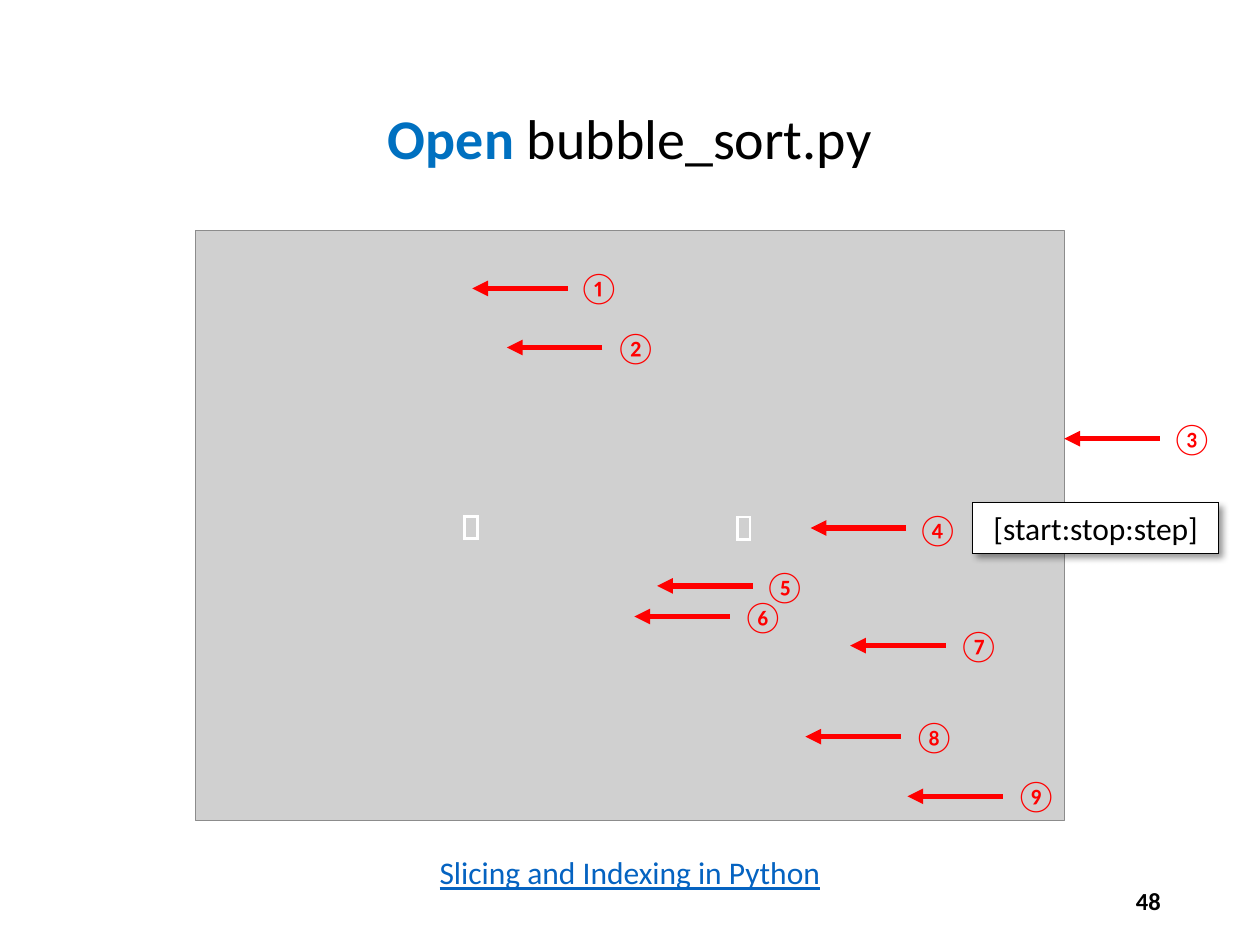
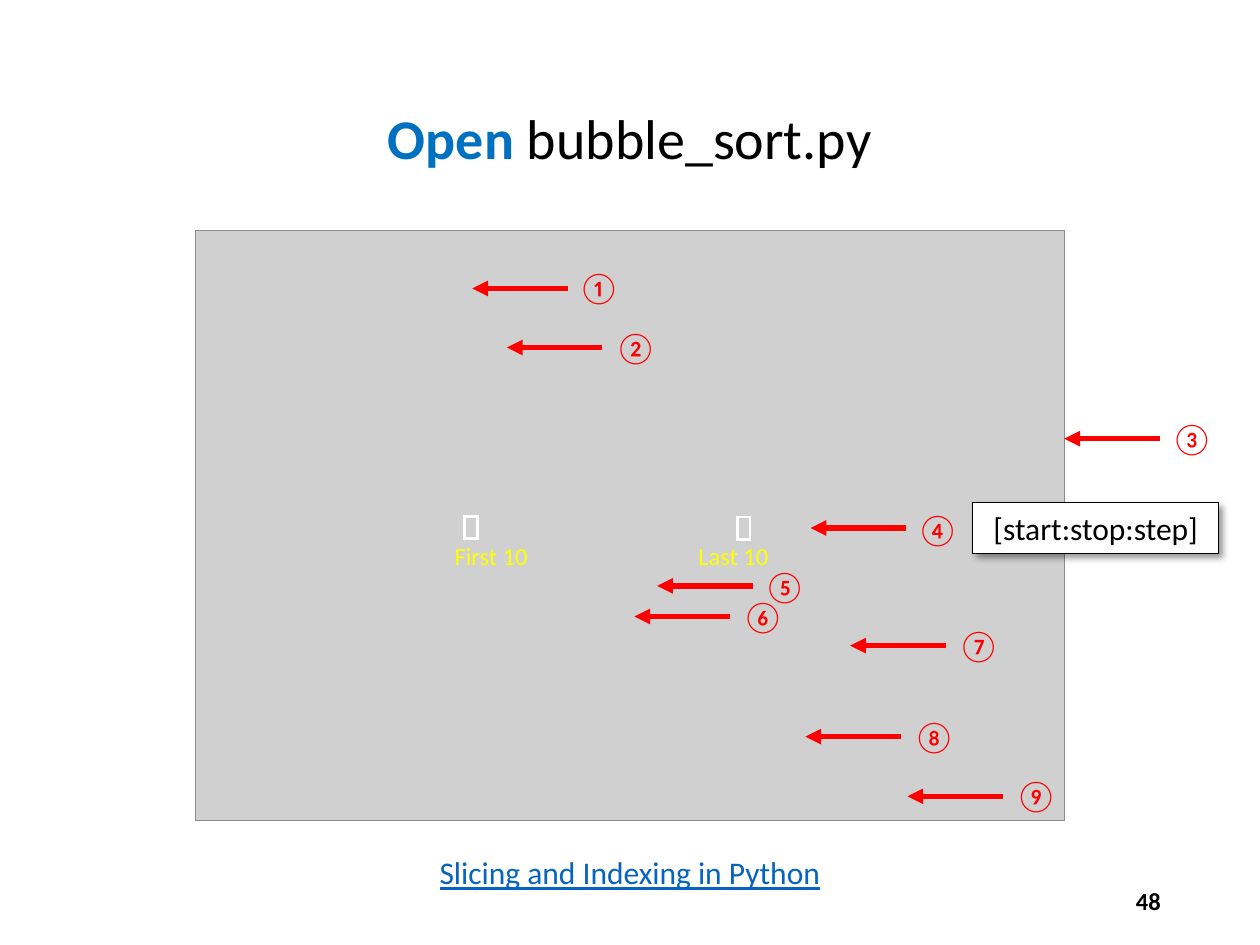
Before and after one commit to dbiersach/scicomp101, a slide deck: slide 48 of Session 04 - Algorithms/Session 04 - Algorithms.pptx. Drawn at 1260x945 pixels with LibreOffice and Linux fonts; fonts in the diff are those of the drawing; grey boxes stand for pictures. Boxes give left, top, right and bottom in pixels: in the first picture for what was removed or moved away, otherwise in the second. Text is boxed around its words. In the diff, an @@ line names an element or a change of style, - is before the commit and + after.

```diff
--- a/Session 04 - Algorithms/Session 04 - Algorithms.pptx
+++ b/Session 04 - Algorithms/Session 04 - Algorithms.pptx
@@ text added at (455,548,528,565), 14 pt, text #FFFF00 @@
+First 10
@@ text added at (698,549,768,565), 14 pt, text #FFFF00 @@
+Last 10
```
Also in this commit, not shown: 12 other slides changed, 2 other files.
